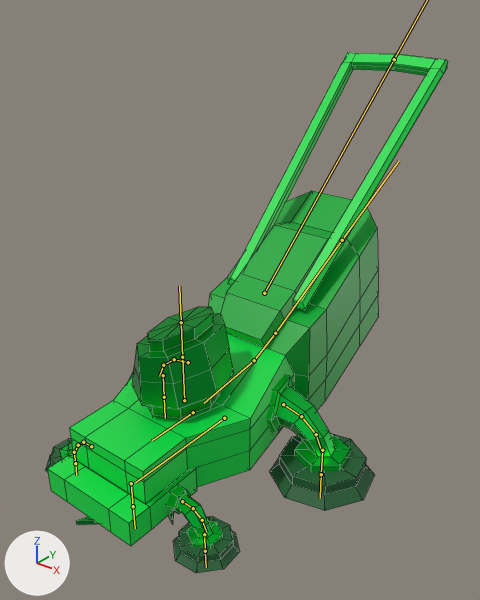
Renders of the FBX model RockPaperScissorsPlaneProject/Assets/FBXs/Lawnmower.fbx from each side of a commit.
Camera for both pictures: a 50 mm camera at (6.5, -6.89, 7.24) aimed at (-0.11, 1.37, 2.12). The lights are fixed; the arrows at lower left show +X, +Y and +Z. Both versions are drawn at frame 21 of the action 'LawnmowerRig|LawnmowerWheelRotation'; the numbers are the values there. The bones that bend it are drawn over the model as lines. Mesh edges are drawn as thin lines.

Names of what the first picture shows: 'Lawnmower'.
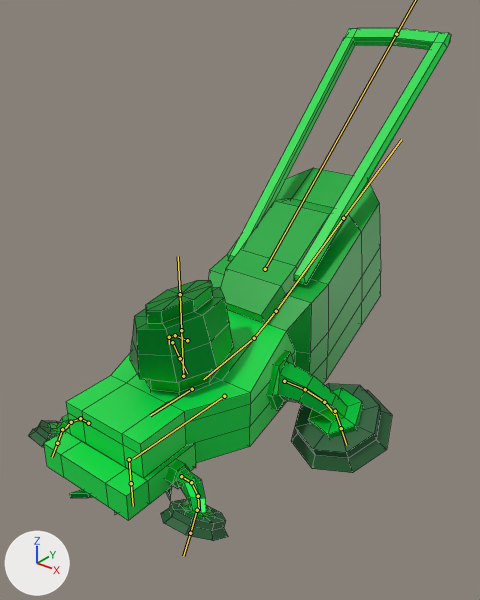
Location of each change, (x1, y1, x2, y2) in pixels of the pictures (480 x 600 px):
'Lawnmower', posed: before (46, 52, 448, 573); after (29, 28, 451, 541)
bone 'Bone', root to tip: before (224, 418) to (135, 482); after (224, 396) to (133, 458)
bone 'Blade', root to tip: before (131, 483) to (133, 506); after (129, 459) to (131, 483)
bone 'LegBack.L', root to tip: before (283, 404) to (301, 416); after (284, 381) to (305, 389)
bone 'LegBack.R', root to tip: before (188, 362) to (174, 359); after (187, 340) to (175, 335)
bone 'LegFront.R', root to tip: before (91, 446) to (83, 442); after (88, 423) to (80, 418)
bone 'LegFront.L', root to tip: before (182, 501) to (193, 508); after (181, 476) to (191, 482)

Patch to the scene script:
```diff
--- a/RockPaperScissorsPlaneProject/Assets/FBXs/Lawnmower.fbx.py
+++ b/RockPaperScissorsPlaneProject/Assets/FBXs/Lawnmower.fbx.py
@@ bone_bone @@
 bone_bone = bpy.data.objects['LawnmowerRig'].pose.bones['Bone']
-bone_bone.location = (0.0, 0.0, -0.48)
+bone_bone.location = (0.0, 0.0, 0.0)
@@ bone_blade @@
 bone_blade = bpy.data.objects['LawnmowerRig'].pose.bones['Blade']  # child of 'BaseFront'
-bone_blade.rotation_quaternion = (-0.04, 0.0, -0.999, 0.0)  # degrees (0, 175, 0)
+bone_blade.rotation_quaternion = (1.0, 0.0, 0.0, 0.0)  # degrees (0, 0, 0)
@@ bone_legback_l @@
 bone_legback_l = bpy.data.objects['LawnmowerRig'].pose.bones['LegBack.L']  # child of 'BaseEngine'
-bone_legback_l.rotation_quaternion = (1.0, 0.0, 0.0, 0.007)  # degrees (0, 0, 1)
+bone_legback_l.rotation_quaternion = (0.975, -0.103, 0.193, 0.032)  # degrees (-12, 22, 1)
@@ bone_legback_r @@
 bone_legback_r = bpy.data.objects['LawnmowerRig'].pose.bones['LegBack.R']  # child of 'BaseEngine'
-bone_legback_r.rotation_quaternion = (1.0, 0.0, 0.0, -0.007)  # degrees (0, 0, -1)
+bone_legback_r.rotation_quaternion = (0.976, -0.096, -0.194, -0.03)  # degrees (-11, -23, -1)
@@ bone_legfront_r @@
 bone_legfront_r = bpy.data.objects['LawnmowerRig'].pose.bones['LegFront.R']  # child of 'Bone'
-bone_legfront_r.rotation_quaternion = (1.0, 0.0, 0.0, -0.007)  # degrees (0, 0, -1)
+bone_legfront_r.rotation_quaternion = (0.964, 0.017, 0.266, -0.026)  # degrees (1, 31, -3)
@@ bone_legfront_l @@
 bone_legfront_l = bpy.data.objects['LawnmowerRig'].pose.bones['LegFront.L']  # child of 'Bone'
-bone_legfront_l.rotation_quaternion = (1.0, 0.0, 0.0, 0.007)  # degrees (0, 0, 1)
+bone_legfront_l.rotation_quaternion = (0.964, 0.017, -0.266, 0.026)  # degrees (1, -31, 3)
```
